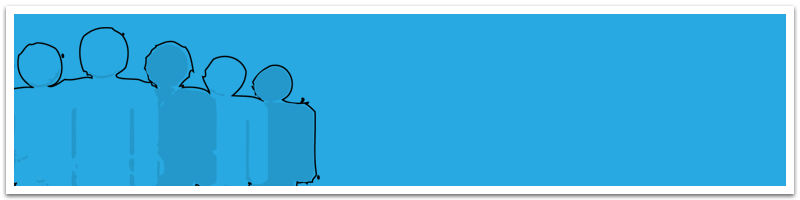
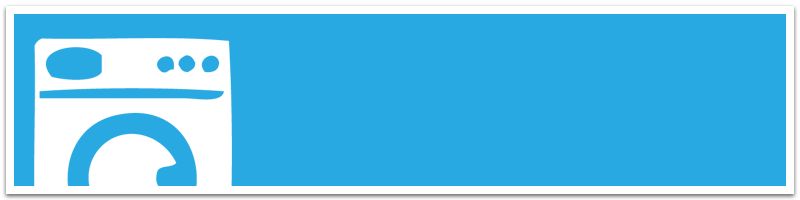
Two versions of the same layered image (800x200). Layer-by-layer changes:
showed "Layer 10" over box(34, 38, 232, 186)
hid "about copy 3" over box(14, 27, 320, 186)
